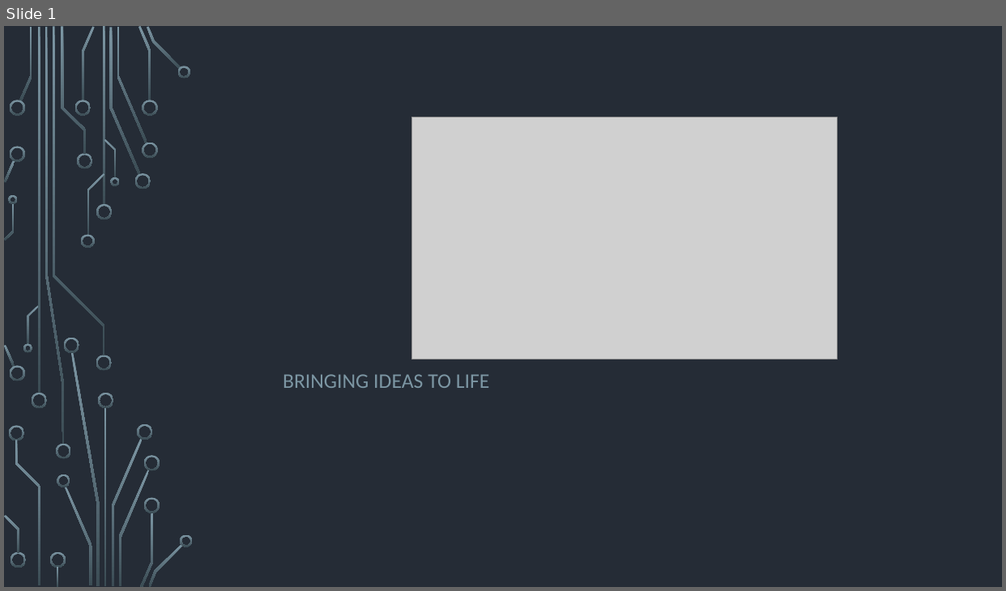
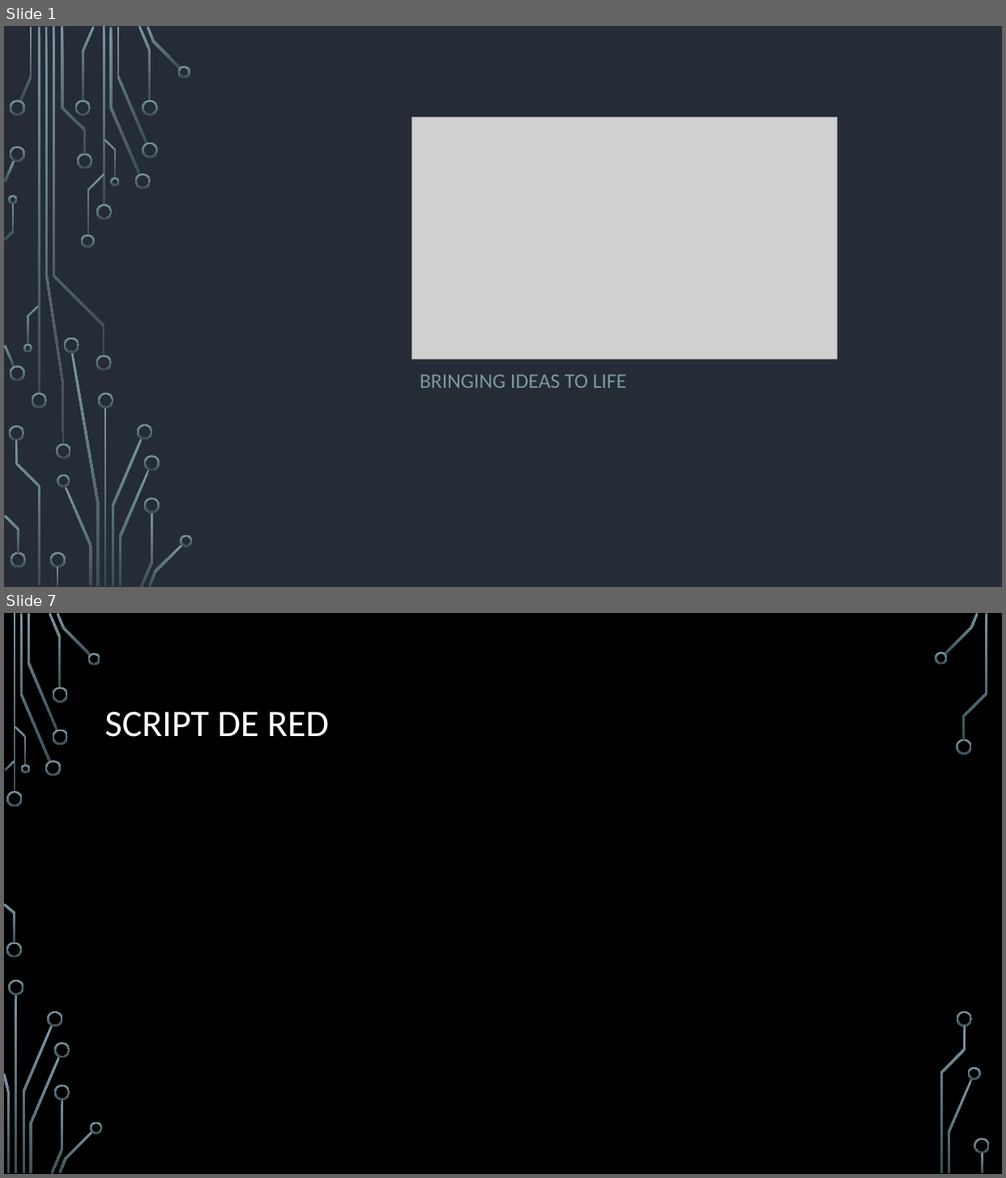
Before and after one commit to UDA-Corporation/UDA_app, a slide deck: Documentacion/Presentación/Presentación de la aplicación.pptx. Shown one above the other, each under a label of ours: slide 1 before the commit, slides 1 and 7 after it; the slides between them are not shown. The pictures are 1006x591 and 1006x1178 pixels, drawn with LibreOffice and Linux fonts; fonts in the diff are those of the drawing; grey boxes stand for pictures; background and template pictures are left out. Boxes give left, top, right and bottom in pixels: in the first picture for what was removed or moved away, otherwise in the second. Text is boxed around its words. In the diff, an @@ line names an element or a change of style, - is before the commit and + after.

```diff
--- a/Documentacion/Presentación/Presentación de la aplicación.pptx
+++ b/Documentacion/Presentación/Presentación de la aplicación.pptx
@@ slide 7 added at [4, 613, 1002, 1174], background picture (left out) @@
@@ title added at [105, 712, 329, 737], 36 pt, text #FFFFFF @@
+SCRIPT DE RED
@@ group added at [4, 613, 990, 1174]: 33 freeform shapes, 3 rectangles @@
@@ slide 1 changed as well @@
@@ subtitle "BRINGING IDEAS TO LIFE": place and size @@
-subtitle "BRINGING IDEAS TO LIFE" at [283, 374, 490, 388]
+subtitle "BRINGING IDEAS TO LIFE" at [420, 374, 627, 388]
```
Also in this commit, not shown: 9 other slides added, 2 slides removed, 1 other file.
